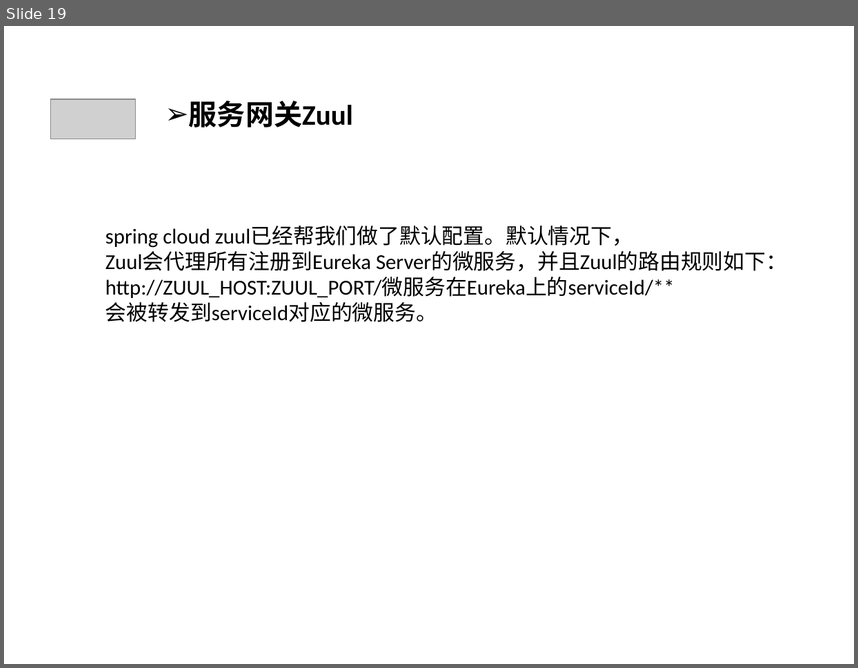
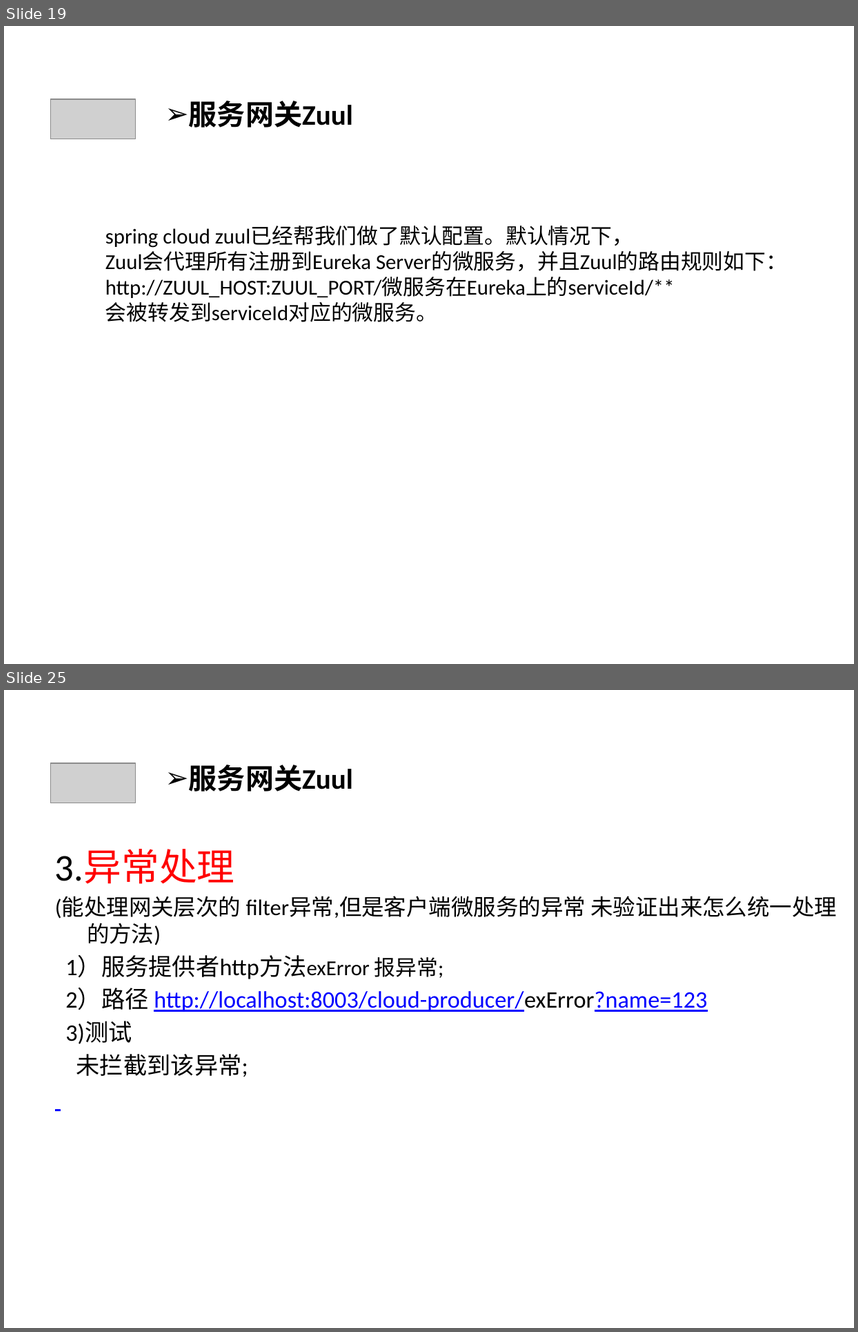
Before and after one commit to qbkken/spring_cloud, a slide deck: spring_cloud.ppt. Shown one above the other, each under a label of ours: slide 19 before the commit, slides 19 and 25 after it; the slides between them are not shown. The pictures are 858x668 and 858x1332 pixels, drawn with LibreOffice and Linux fonts; fonts in the diff are those of the drawing; grey boxes stand for pictures. Boxes give left, top, right and bottom in pixels: in the first picture for what was removed or moved away, otherwise in the second. Text is boxed around its words. In the diff, an @@ line names an element or a change of style, - is before the commit and + after.

```diff
--- a/spring_cloud.ppt
+++ b/spring_cloud.ppt
@@ slide 25 added at <box>4,690,854,1328</box>, background #CCE8CF @@
@@ picture added at <box>51,763,136,803</box> @@
@@ text added at <box>189,765,353,791</box>, 24 pt, text #000000, bold @@
+➢ 服务网关Zuul
@@ text added at <box>55,849,837,1076</box>, 20 pt, text #000000 @@
+3.异常处理
+(能处理网关层次的 filter异常,但是客户端微服务的异常 未验证出来怎么统一处理的方法)
+1）服务提供者http方法exError 报异常;
+2）路径 http://localhost:8003/cloud-producer/exError?name=123
+3)测试
+未拦截到该异常;
```
Also in this commit, not shown: 4 slides changed, 7 other slides added, 2 slides removed, 6 other files.
